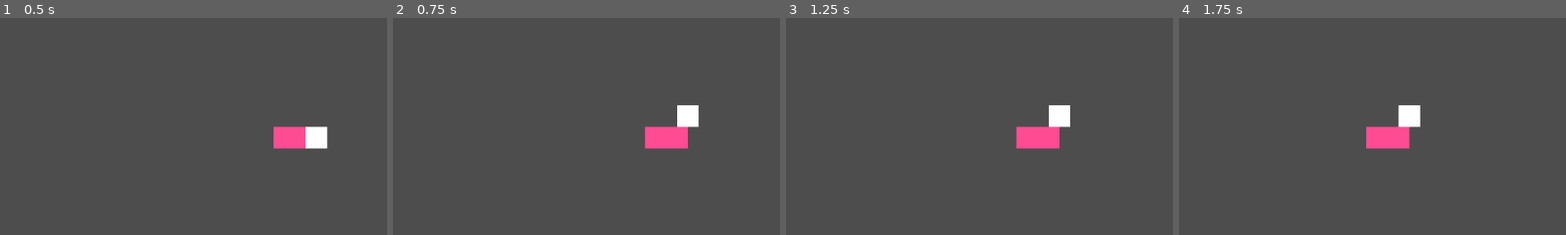
Above: before the commit, frames 1-4 (left to right).
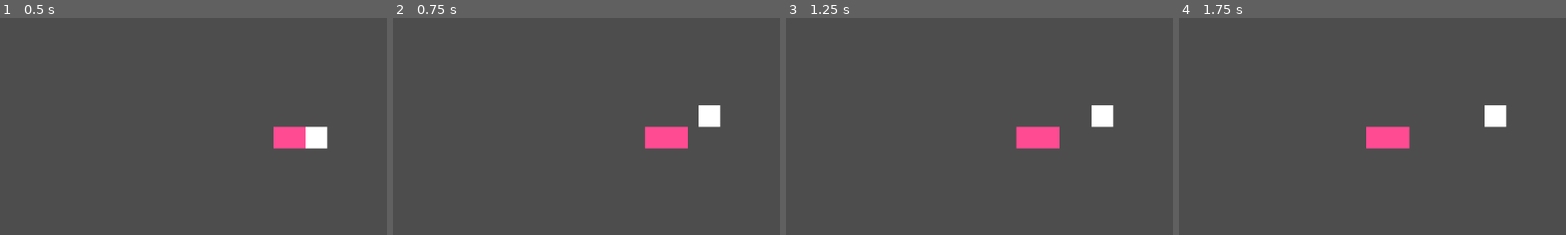
Above: after the commit, the same moments.

Repository: ChrisCee2/20gc3frogger
Game: Godot game, scene res://test_scene.tscn
Same seed, same stepped clock (60 frames per second), same inputs: the game is played once before the commit and once after it.
Inputs:
- Up to frame 1 (0.5 s): no input
- Up to frame 2 (0.75 s): tap Enter at 0.5 s; hold W (up) from 0.53 s (still down)
- Up to frame 3 (1.25 s): keep holding W (up)
- Up to frame 4 (1.75 s): keep holding W (up)
The pictures show only the part of the screen within x 6-56%, y 22-72%; the shares and areas given below are measured in that part.

Frame 1 is identical in both runs. In frame 2, 1.2% of the frame differs, in the area x 73-85%, y 40-51%; in frame 3, 1.2%; in frame 4, 1.2%, in the area x 56-85%, y 40-51%.

Commit message:
GC3-26: Decrease collision size of soap and person

Diff:
--- a/objects/person.tscn
+++ b/objects/person.tscn
@@ -4,7 +4,7 @@
 [ext_resource type="Script" uid="uid://bg7783t6eijoi" path="res://objects/person.gd" id="1_hncb1"]
 
 [sub_resource type="RectangleShape2D" id="RectangleShape2D_24jkt"]
-size = Vector2(32, 32)
+size = Vector2(31, 31)
 
 [sub_resource type="CanvasTexture" id="CanvasTexture_7822p"]
 
--- a/objects/soap.tscn
+++ b/objects/soap.tscn
@@ -4,7 +4,7 @@
 [ext_resource type="PackedScene" uid="uid://dga1ual85j14i" path="res://controllers/move_controller.tscn" id="2_0f703"]
 
 [sub_resource type="RectangleShape2D" id="RectangleShape2D_24jkt"]
-size = Vector2(64, 32)
+size = Vector2(63, 31)
 
 [sub_resource type="CanvasTexture" id="CanvasTexture_7822p"]
 
